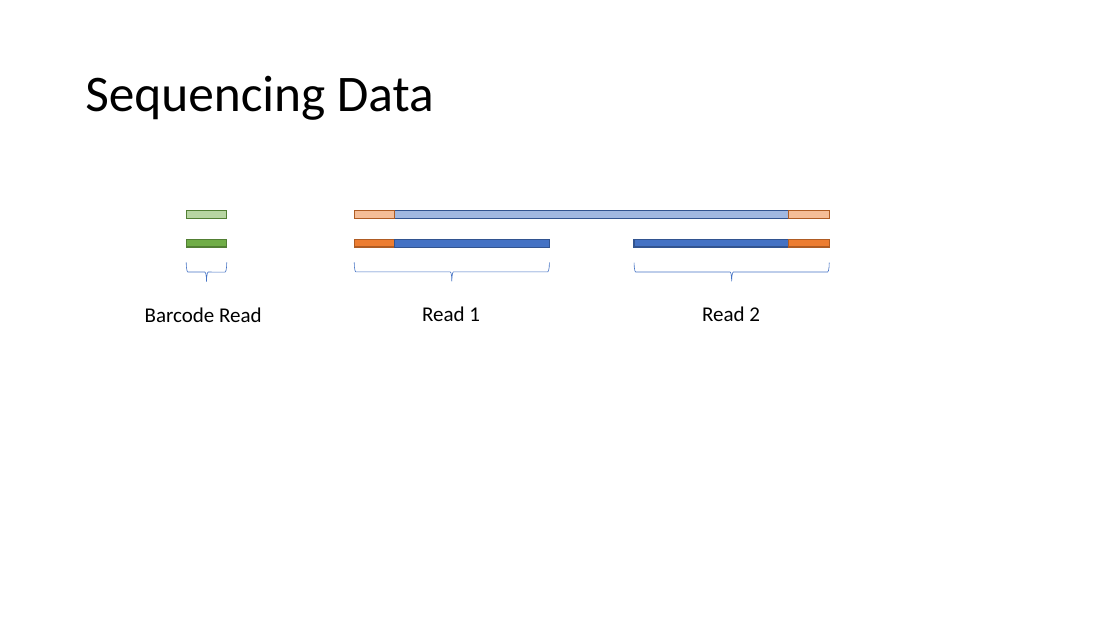
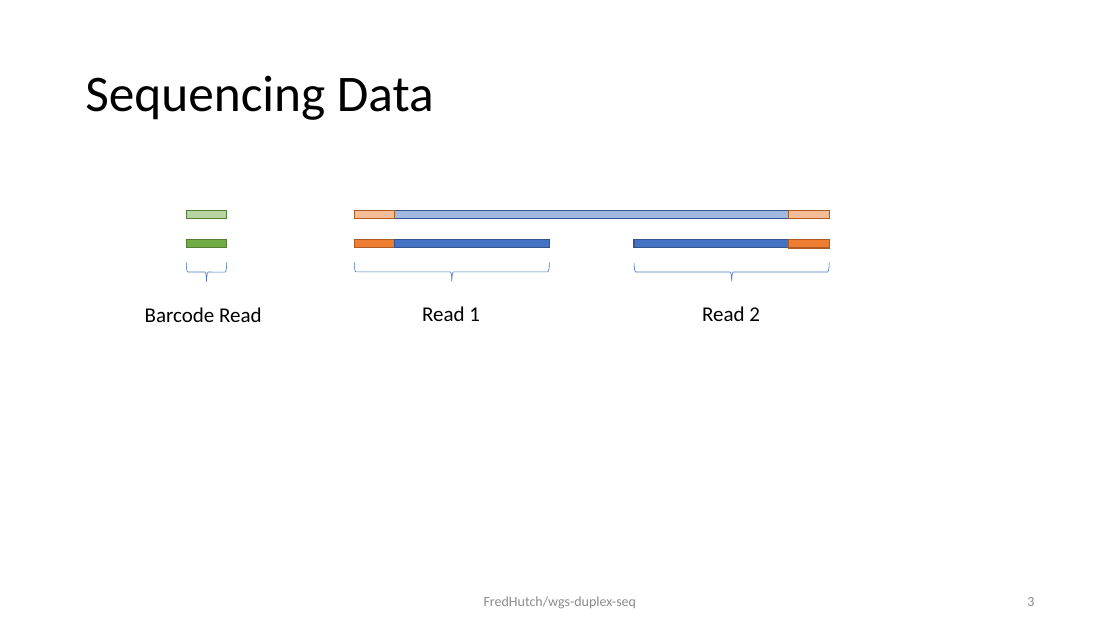
Before and after one commit to FredHutch/maddd-seq, a slide deck: slide 3 of docs/process.schematic.pptx. Drawn at 1120x630 pixels with LibreOffice and Linux fonts; fonts in the diff are those of the drawing. Boxes give left, top, right and bottom in pixels: in the first picture for what was removed or moved away, otherwise in the second. Text is boxed around its words. In the diff, an @@ line names an element or a change of style, - is before the commit and + after.

```diff
--- a/docs/process.schematic.pptx
+++ b/docs/process.schematic.pptx
@@ text added at (484, 596, 636, 609), 12 pt, text #8C8C8C @@
+FredHutch/wgs-duplex-seq
@@ page number added at (1027, 597, 1034, 606), 12 pt, text #8C8C8C @@
+3
```
Also in this commit, not shown: 3 other slides changed, 15 slides added, 7 slides removed.
